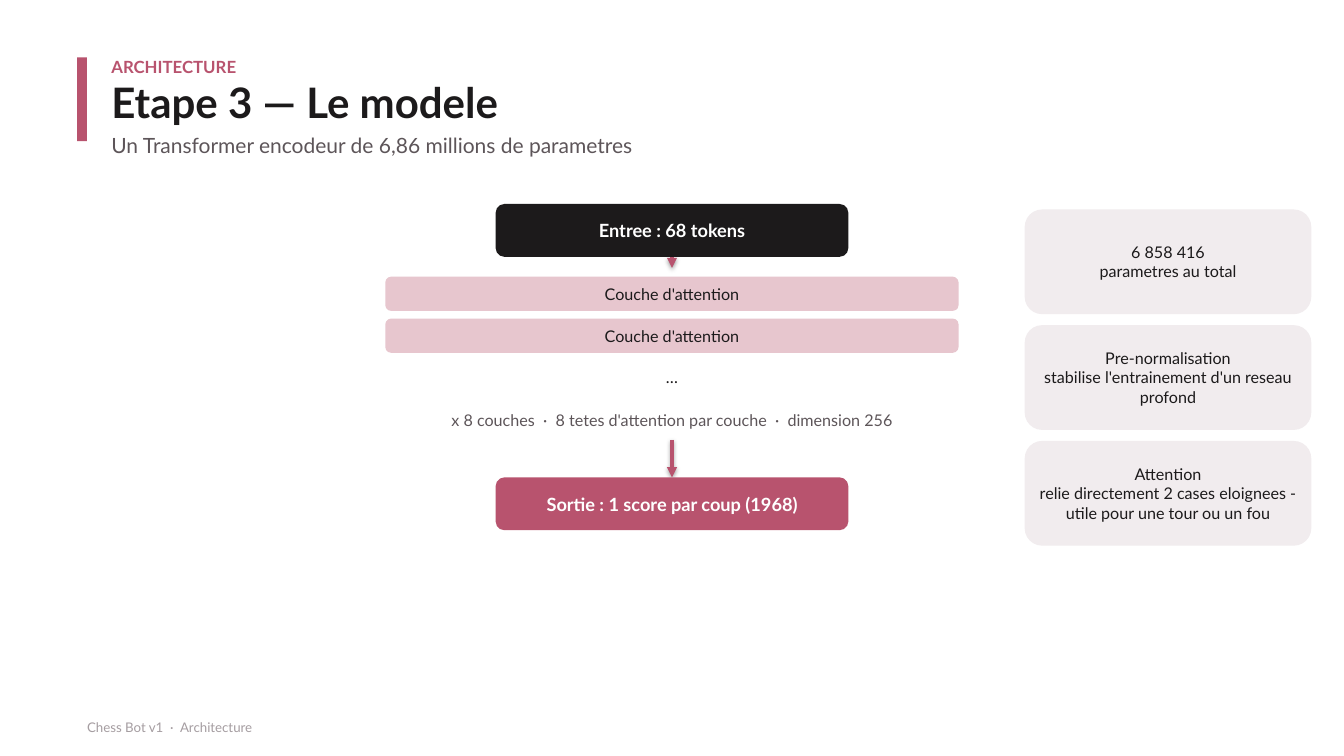
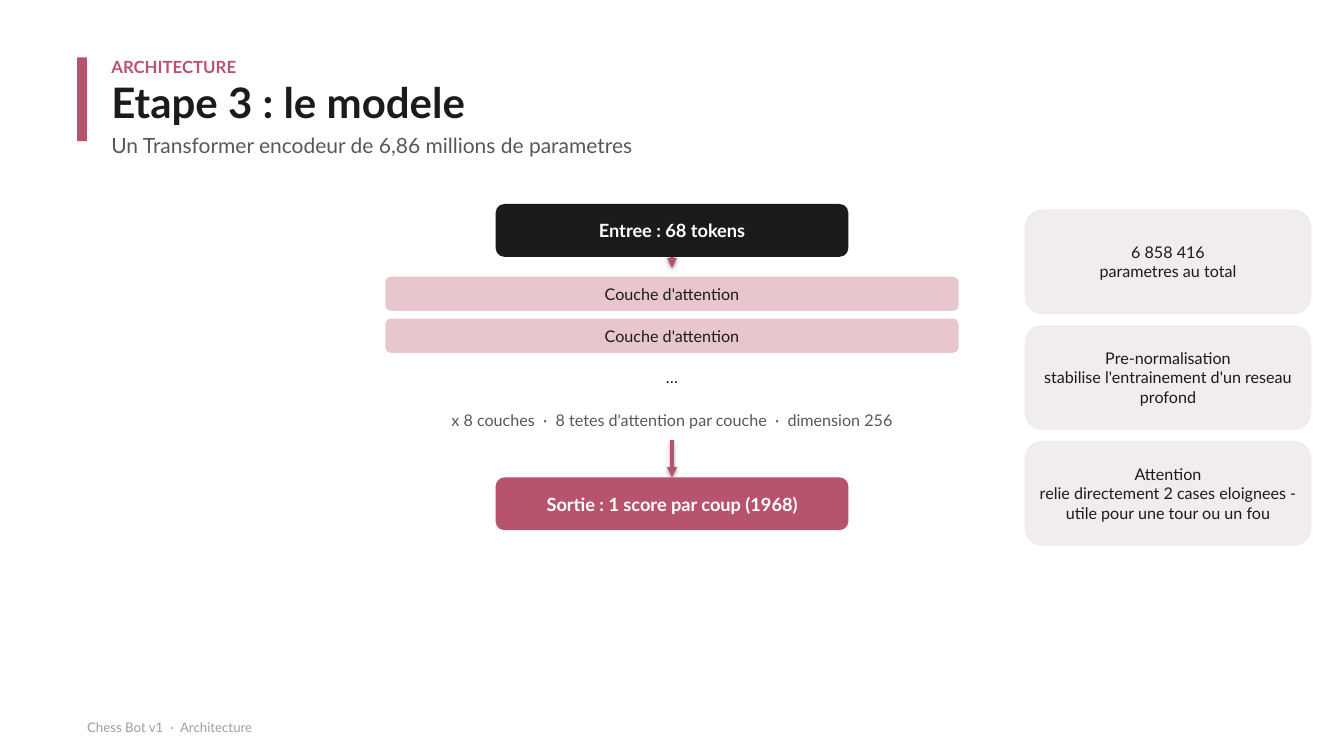
Before and after one commit to naadjath/chess-bot-v1, a slide deck: slide 8 of LIVRABLES/6-Soutenance/Soutenance.pptx. Drawn at 1344x756 pixels with LibreOffice and Linux fonts; fonts in the diff are those of the drawing. Boxes give left, top, right and bottom in pixels: in the first picture for what was removed or moved away, otherwise in the second. Text is boxed around its words. In the diff, an @@ line names an element or a change of style, - is before the commit and + after.

```diff
--- a/LIVRABLES/6-Soutenance/Soutenance.pptx
+++ b/LIVRABLES/6-Soutenance/Soutenance.pptx
@@ text at (x1=111, y1=86, x2=465, y2=125): text changed @@
-Etape 3 — Le modele
+Etape 3 : le modele
```
Also in this commit, not shown: 11 other slides changed, 3 other files.
